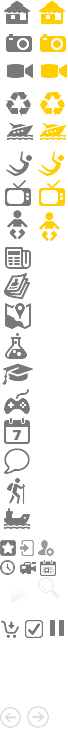
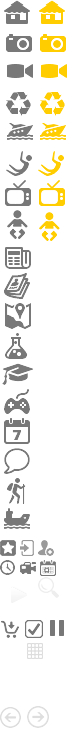
Before/after of a 68 × 730 layered artwork. What changed in the layer stack:
added layer "Слой 10" above "Слой 9" over (x1=27, y1=643, x2=43, y2=659)
